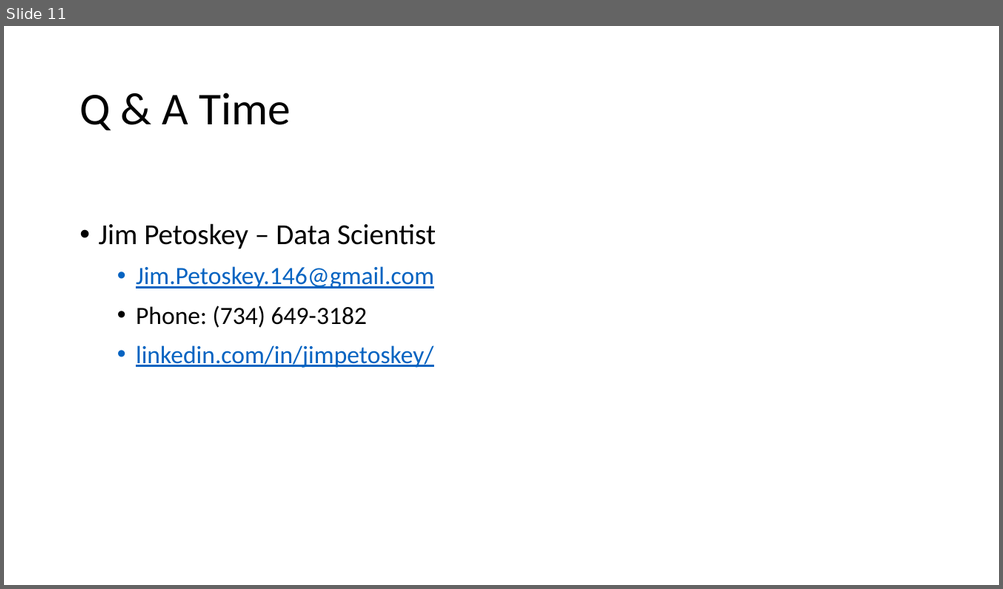
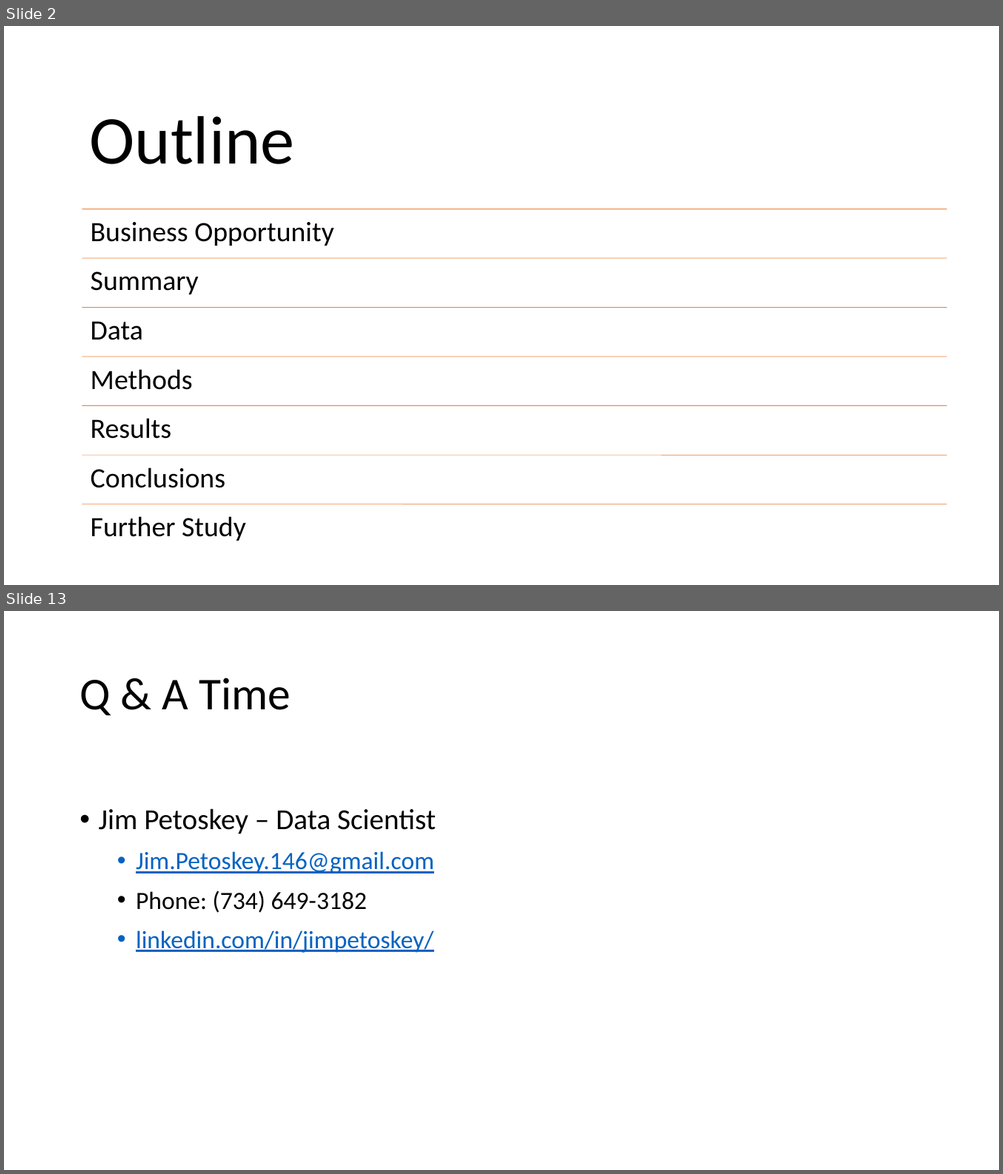
Before and after one commit to jpetoskey/Zillow_Time_Series, a slide deck: Real Estate Investment - Top Zip Codespptx.pptx. Shown one above the other, each under a label of ours: slide 11 before the commit, slides 2 and 13 after it; the slides between them are not shown. The pictures are 1003x589 and 1003x1174 pixels, drawn with LibreOffice and Linux fonts; fonts in the diff are those of the drawing. Boxes give left, top, right and bottom in pixels: in the first picture for what was removed or moved away, otherwise in the second. Text is boxed around its words. In the diff, an @@ line names an element or a change of style, - is before the commit and + after.

```diff
--- a/Real Estate Investment - Top Zip Codespptx.pptx
+++ b/Real Estate Investment - Top Zip Codespptx.pptx
@@ slide 2 added at (x1=4, y1=26, x2=999, y2=585), background #FFFFFF @@
@@ title added at (x1=89, y1=116, x2=294, y2=164), 66 pt, text #000000 @@
+Outline
@@ group added at (x1=82, y1=210, x2=947, y2=541): 7 lines, 7 texts @@
+Business Opportunity
+Summary
+Data
+Methods
+Results
+Conclusions
+Further Study
@@ what was slide 11 is now slide 13 @@
```
Also in this commit, not shown: 5 slides changed, 6 other slides added, 5 slides removed, 2 other files.
